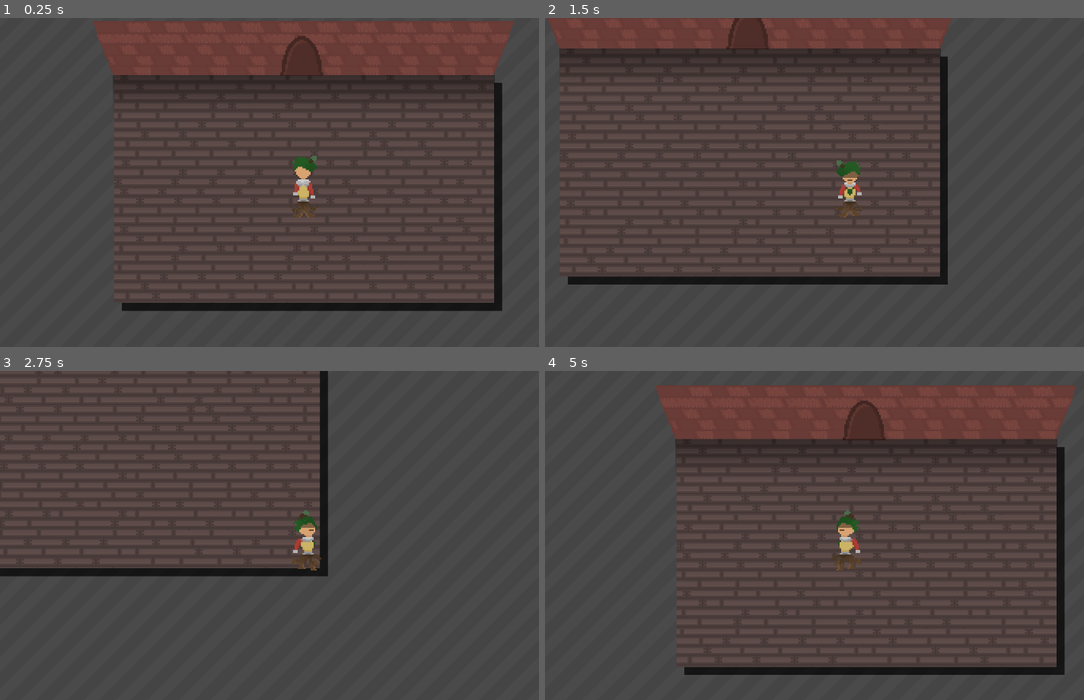
Above: before the commit, frames 1-4 (two rows, left to right).
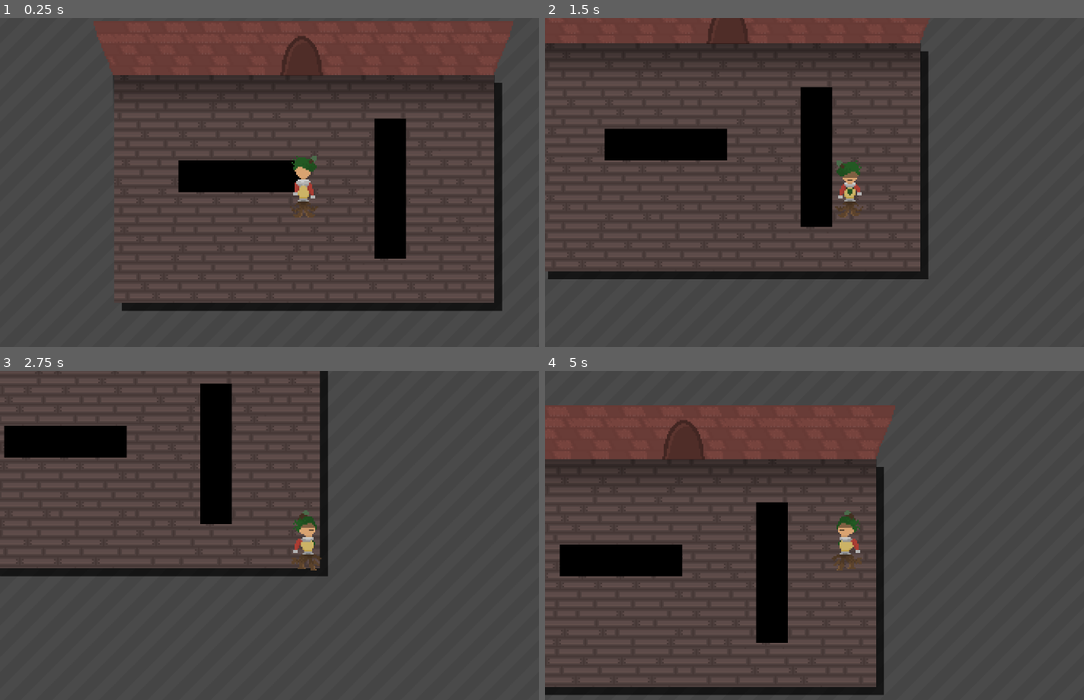
Above: after the commit, the same moments.

Repository: Trigware/Shopping-Madness
Game: Godot game, scene res://Scenes/MainScene.tscn
Two runs of this game, one before a commit and one after it. Both use one fixed random seed, a clock stepped at 60 frames per second and the inputs below.
Inputs:
- Up to frame 1 (0.25 s): no input
- Up to frame 2 (1.5 s): tap Enter at 0.5 s; hold Right (walk_right) 0.53-1.28 s; hold Down (walk_down) from 1.28 s (still down)
- Up to frame 3 (2.75 s): release Down (walk_down) at 2.03 s; hold Right (walk_right) from 2.03 s (still down)
- Up to frame 4 (5 s): release Right (walk_right) at 2.78 s; hold Up (walk_up) 2.78-3.53 s; hold Left (walk_left) from 3.53 s (still down)

The runs differ from the first frame. In frame 1, 4.6% of the frame differs, in the area x 33-76%, y 30-74%; in frame 2, 14%; in frame 3, 4.8%; in frame 4, 29%, in the area x 0-99%, y 4-99%.

Commit message:
Added shelf generation

Diff:
--- a/Scenes/Room.tscn
+++ b/Scenes/Room.tscn
@@ -5,6 +5,7 @@
 [ext_resource type="Shader" uid="uid://cq4hrpfm5ov4g" path="res://Shaders/TilingDiagonals.gdshader" id="2_nn86p"]
 [ext_resource type="Texture2D" uid="uid://6bb12ockiotx" path="res://Textures/RestaurantFloorTiles.png" id="3_uj218"]
 [ext_resource type="PackedScene" uid="uid://da0d75dlrixoi" path="res://Scenes/RoomWalls.tscn" id="5_aaq88"]
+[ext_resource type="Script" uid="uid://yk555h2fci6r" path="res://Scripts/ShelfGenerator.gd" id="7_xebr5"]
 
 [sub_resource type="ShaderMaterial" id="ShaderMaterial_uj218"]
 shader = ExtResource("2_nn86p")
@@ -13,7 +14,7 @@
 shader_parameter/texture_scale = Vector2(1, 1)
 shader_parameter/diagonal_lines = 4.0
 shader_parameter/gap_size = 0.519
-shader_parameter/pattern_repeated = 179.6196064665435
+shader_parameter/pattern_repeated = 610.063470034991
 shader_parameter/line_color = Vector4(0, 0, 0, 0)
 shader_parameter/gap_color = Vector4(0, 0, 0, 0)
 
@@ -55,3 +56,7 @@
 [node name="RoomWalls" parent="." unique_id=270490686 instance=ExtResource("5_aaq88")]
 
 [node name="Bounding Area" type="StaticBody2D" parent="." unique_id=924359517]
+
+[node name="Shelf Generator" type="Node2D" parent="." unique_id=1186309061 node_paths=PackedStringArray("current_room")]
+script = ExtResource("7_xebr5")
+current_room = NodePath("..")
--- /dev/null
+++ b/Scenes/Shelf.tscn
@@ -0,0 +1,20 @@
+[gd_scene format=3 uid="uid://djyxjel01iarv"]
+
+[ext_resource type="Script" uid="uid://csggubpmgdg03" path="res://Scripts/Shelf.gd" id="1_x3wpo"]
+[ext_resource type="Texture2D" uid="uid://bpb1ldjw1gyla" path="res://Textures/Shelf.png" id="2_ciy52"]
+
+[sub_resource type="RectangleShape2D" id="RectangleShape2D_ciy52"]
+size = Vector2(40, 40)
+
+[node name="Shelf" type="Node2D" unique_id=1126319967]
+script = ExtResource("1_x3wpo")
+
+[node name="Texture" type="NinePatchRect" parent="." unique_id=1353592985]
+offset_right = 40.0
+offset_bottom = 40.0
+texture = ExtResource("2_ciy52")
+
+[node name="Bounding Area" type="StaticBody2D" parent="." unique_id=443616675]
+
+[node name="Collider" type="CollisionShape2D" parent="Bounding Area" unique_id=1212278511]
+shape = SubResource("RectangleShape2D_ciy52")
--- a/Scripts/ItemRoom.gd
+++ b/Scripts/ItemRoom.gd
@@ -1,3 +1,4 @@
+class_name Room
 extends Node2D
 
 const default_room_size: Vector2 = Vector2(10, 6)
--- a/Scripts/PlayerMovement.gd
+++ b/Scripts/PlayerMovement.gd
@@ -3,7 +3,7 @@
 
 @onready var sprite = $Sprite
 
-const movement_speed: float = 5000
+const movement_speed: float = 100
 var current_movement_dir: MovementDir = MovementDir.None
 
 enum MovementDir {
@@ -23,7 +23,7 @@
 
 func handle_movement(delta: float):
 	var movement_vec: Vector2 = get_movement_vector()
-	velocity = movement_vec * movement_speed * delta
+	velocity = movement_vec * movement_speed
 	move_and_slide()
 	if current_movement_dir == MovementDir.None:
 		sprite.stop()
--- /dev/null
+++ b/Scripts/Shelf.gd
@@ -0,0 +1,14 @@
+class_name Shelf
+extends Node2D
+
+@onready var shelf_texture: NinePatchRect = $Texture
+@onready var bounding_area: CollisionShape2D = $"Bounding Area/Collider"
+
+var shelf_size: Vector2 = Vector2.ZERO
+var shelf_position: Vector2 = Vector2.ZERO
+
+func _ready():
+	shelf_texture.size = shelf_size
+	bounding_area.shape.size = shelf_size
+	bounding_area.position = shelf_size / 2
+	position = shelf_position
--- /dev/null
+++ b/Scripts/ShelfGenerator.gd
@@ -0,0 +1,66 @@
+class_name ShelfGenerator
+extends Node2D
+
+@export var current_room: Room
+
+const shelf_smaller_size: float = 20
+const shelf_length_range: Vector2 = Vector2(60, 90)
+var placed_shelves_rect_arr: Array[Rect2] = []
+
+func _ready():
+	generate_shelves()
+
+func add_shelf(shelf_size: Vector2, shelf_pos: Vector2):
+	var added_shelf: Shelf = UID.SCN_SHELF.instantiate()
+	added_shelf.shelf_position = shelf_pos
+	added_shelf.shelf_size = shelf_size
+	add_child(added_shelf)
+
+	var shelf_as_rect: Rect2
+	shelf_as_rect.size = shelf_size
+	shelf_as_rect.position = shelf_pos
+	placed_shelves_rect_arr.push_back(shelf_as_rect)
+
+const generation_padding_size: float = 0.2
+const max_generation_count: int = 300
+const maximum_generated_shelves: int = 4
+
+func generate_shelves():
+	var room_size_pixels: Vector2 = current_room.default_room_size * current_room.tile_size
+	var smaller_room_size_px: float = min(room_size_pixels.x, room_size_pixels.y)
+	var top_left_min = Vector2.ONE * smaller_room_size_px * generation_padding_size
+	var generated_shelf_count: int = 0
+
+	for i in range(max_generation_count):
+		var shelf_length: float = randf_range(shelf_length_range.x, shelf_length_range.y)
+		var is_shelf_horizontal: bool = randf_range(0, 1) < 0.5
+		var shelf_size: Vector2 = Vector2(shelf_smaller_size, shelf_length)
+		if is_shelf_horizontal: shelf_size = Vector2(shelf_size.y, shelf_size.x)
+
+		var bottom_right_max: Vector2 = room_size_pixels - top_left_min - shelf_size
+		var generated_position: Vector2 = Vector2(
+			randf_range(top_left_min.x, bottom_right_max.x),
+			randf_range(top_left_min.y, bottom_right_max.y)
+		)
+		var is_valid: bool = is_generated_shelf_valid(generated_position, shelf_size)
+		if not is_valid: continue
+
+		add_shelf(shelf_size, generated_position)
+		generated_shelf_count += 1
+		if generated_shelf_count >= maximum_generated_shelves: break
+
+const shelf_rect_offset: float = current_room.tile_size * 2
+
+func is_generated_shelf_valid(shelf_position: Vector2, shelf_size: Vector2) -> bool:
+	var generated_shelf_as_rect: Rect2
+	shelf_size += Vector2.ONE * shelf_rect_offset
+	shelf_position -= Vector2.ONE * shelf_rect_offset / 2
+	generated_shelf_as_rect.size = shelf_size
+	generated_shelf_as_rect.position = shelf_position
+
+	for i in range(placed_shelves_rect_arr.size()):
+		var shelf_rect: Rect2 = placed_shelves_rect_arr[i]
+		var is_intersecting: bool = shelf_rect.intersects(generated_shelf_as_rect)
+		if is_intersecting: return false
+
+	return true
--- /dev/null
+++ b/Scripts/UID.gd
@@ -0,0 +1,3 @@
+extends Node
+
+const SCN_SHELF = preload("uid://djyxjel01iarv")
--- a/project.godot
+++ b/project.godot
@@ -14,6 +14,10 @@
 run/main_scene="uid://ddi6cw6wifooj"
 config/features=PackedStringArray("4.6", "Forward Plus")
 <<<<<<<HEADconfig/features=PackedStringArray("4.6", "Forward Plus")
+
+[autoload]
+
+UID="*uid://bsf2nb5y3eavy"
 
 [input]
 
Not shown, added: Scripts/Shelf.gd.uid
Not shown, added: Scripts/ShelfGenerator.gd.uid
Not shown, added: Scripts/UID.gd.uid
Binary file added: Textures/Shelf.png
Not shown, added: Textures/Shelf.png.import
Not shown, added: Scenes/Room.tscn5400256648.tmp
